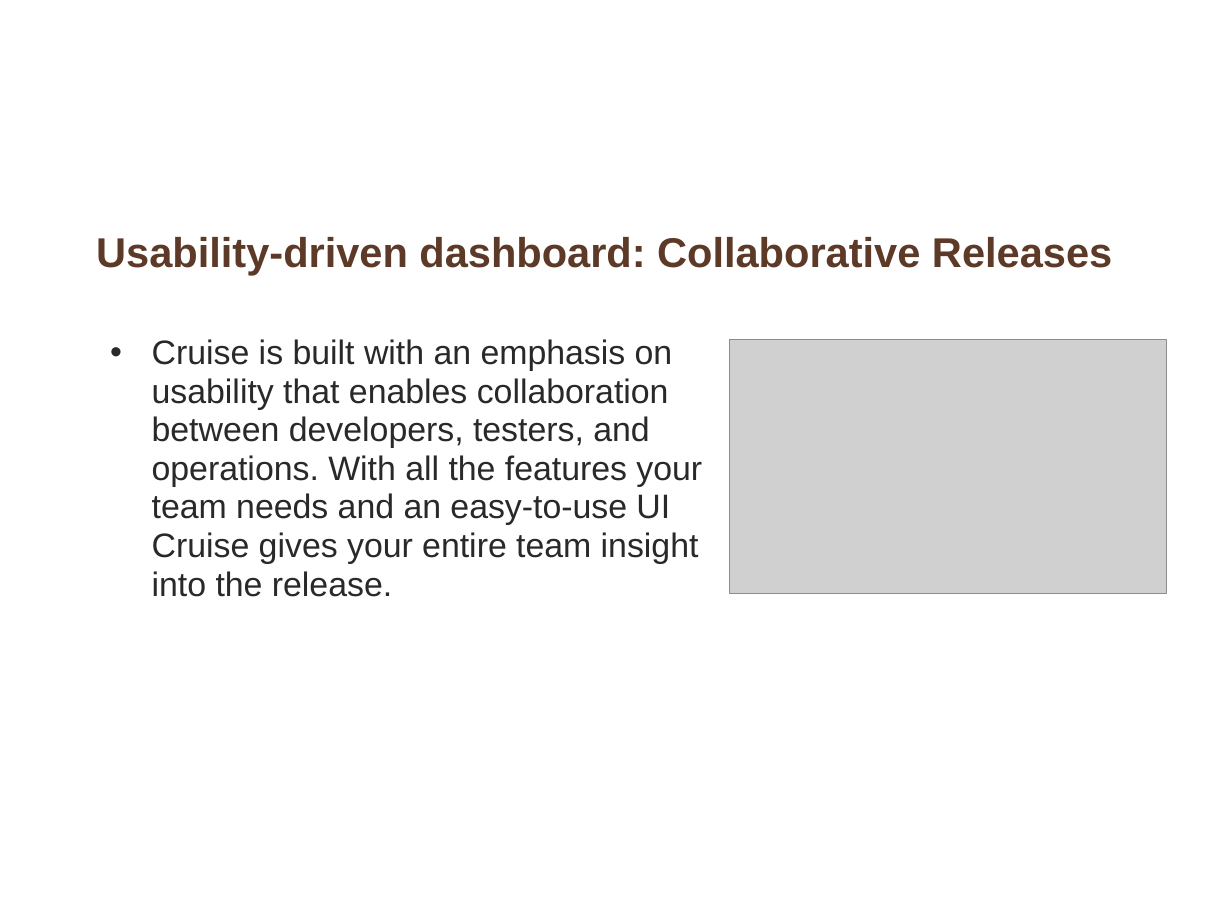
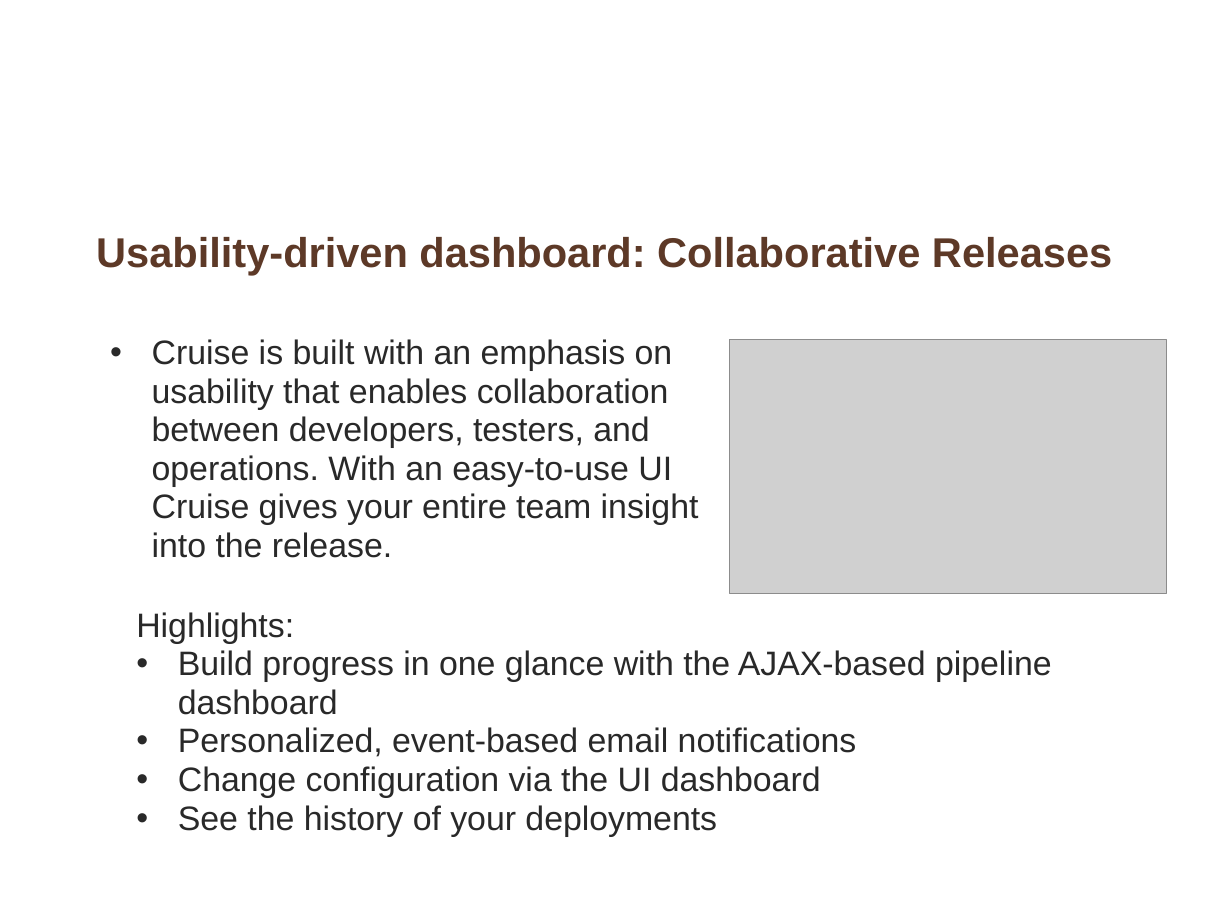
Before and after one commit to whimet/cruisetraining, a slide deck: slide 6 of Core_features_of_Cruise.ppt. Drawn at 1232x924 pixels with LibreOffice and Linux fonts; fonts in the diff are those of the drawing; grey boxes stand for pictures; background and template pictures are left out. Boxes give left, top, right and bottom in pixels: in the first picture for what was removed or moved away, otherwise in the second. Text is boxed around its words. In the diff, an @@ line names an element or a change of style, - is before the commit and + after.

Commit message:
Full fledged Core_features_of_Cruise ppt

```diff
--- a/Core_features_of_Cruise.ppt
+++ b/Core_features_of_Cruise.ppt
@@ text at <box>152,339,699,558</box>: text changed @@
-  • Cruise is built with an emphasis on usability that enables collaboration between developers, testers, and operations. With all the features your team needs and an easy-to-use UI Cruise gives your entire team insight into the release.
+  • Cruise is built with an emphasis on usability that enables collaboration between developers, testers, and operations. With an easy-to-use UI Cruise gives your entire team insight into the release.
@@ text added at <box>136,612,1052,836</box>, 22 pt, text #292929 @@
+  Highlights:
+  • Build progress in one glance with the AJAX-based pipeline dashboard
+  • Personalized, event-based email notifications
+  • Change configuration via the UI dashboard
+  • See the history of your deployments
```
Also in this commit, not shown: 6 other slides changed, 1 slide added.
